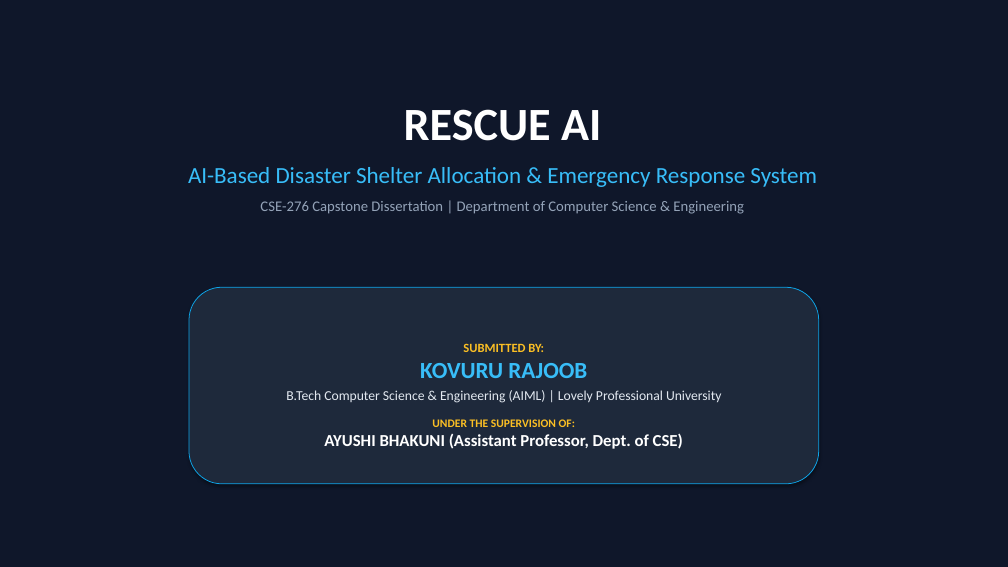
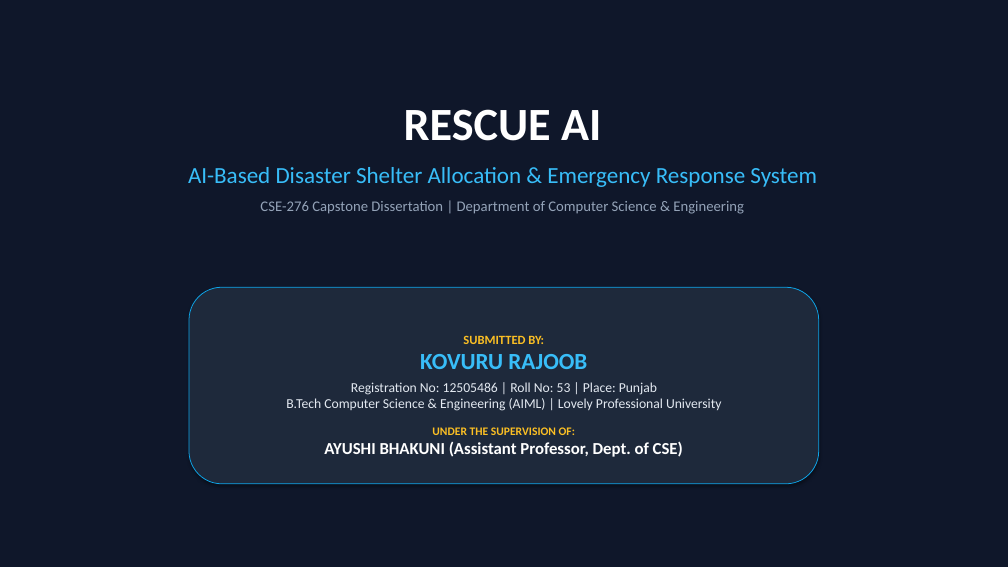
Before and after one commit to rajoob-Ai/RESCUE-AI-AI-Based-Disaster-Shelter-Allocation-Emergency-Response-System, a slide deck: slide 1 of RESCUE_AI_PRESENTATION.pptx. Drawn at 1008x567 pixels with LibreOffice and Linux fonts; fonts in the diff are those of the drawing. Boxes give left, top, right and bottom in pixels: in the first picture for what was removed or moved away, otherwise in the second. Text is boxed around its words. In the diff, an @@ line names an element or a change of style, - is before the commit and + after.

Commit message:
docs: update credentials across all reports, PPTs, and PDFs (Roll: 53, Reg: 12505486, Place: Punjab)

```diff
--- a/RESCUE_AI_PRESENTATION.pptx
+++ b/RESCUE_AI_PRESENTATION.pptx
@@ text in rounded rectangle at (286, 382, 721, 411): text changed @@
-B.Tech Computer Science & Engineering (AIML) | Lovely Professional University
+Registration No: 12505486 | Roll No: 53 | Place: Punjab
+B.Tech Computer Science & Engineering (AIML) | Lovely Professional University
```
Also in this commit, not shown: 1 other slide changed, 22 other files.
